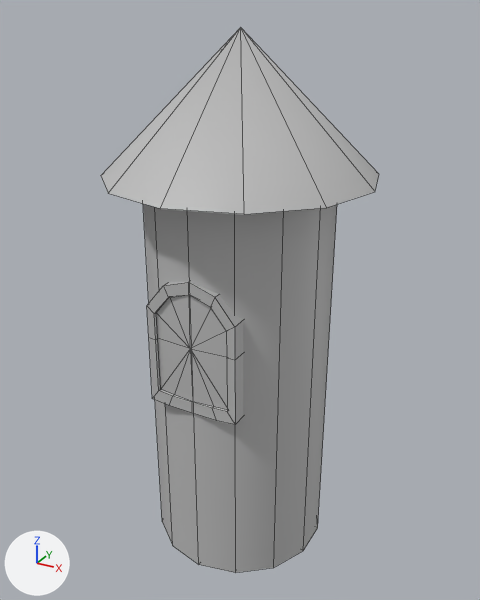
The FBX model Assets/Models/Tower_Small.fbx: old version first, new version second.
The view is the same before and after, from a camera (50 mm lens) standing at (3.24, -5.9, 4.8) and looking at (-0.02, 0.03, 1.84). The axes (+X, +Y, +Z) are drawn at lower left. The lights are the same throughout. Mesh edges are drawn as thin lines. Where no turn or scale is listed for an object, it has been applied to the vertices.

The scene before the commit, as lines of its bpy script (objects in view):
```python
mat_gj_shape_mat = principled_material('gj_shape_mat')
mat_gj_shape_mat.base_color = (0.5, 0.5, 0.5)  # grey #bcbcbc
mat_gj_shape_mat.roughness = 0.553
me_mesh = bpy.data.meshes.new('Mesh')
me_mesh.from_pydata(...)  # 91 vertices, 89 faces; spans x -1.42..1.42, y -1.42..1.42, z -2.87..2.87
me_mesh.materials.append(mat_gj_shape_mat)  # grey #bcbcbc
ob_small_tower_geo = bpy.data.objects.new('Small_Tower_GEO', me_mesh)
ob_small_tower_geo.location = (0.0, 0.0, 1.76)
```
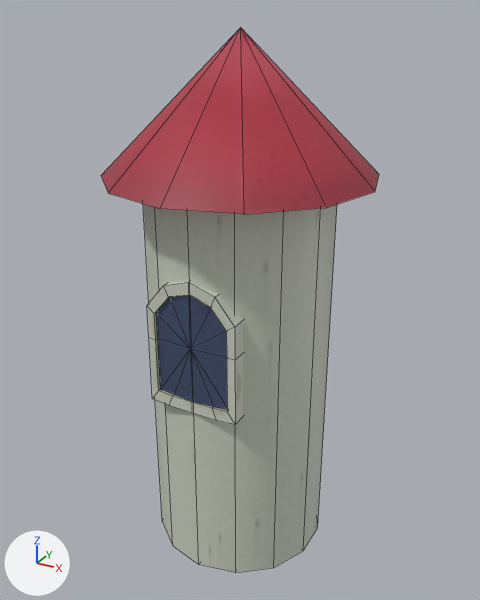
The newer file is also turned or shifted as a whole; pictures and numbers use the older file's frame.

Edits to the bpy script that builds the scene:
```text
Add img_asset_texture_png:
    img_asset_texture_png = load_image('asset_texture.png', '../Materials/Textures_Amy/asset_texture.png', 2048, 2048, 'sRGB')
Change mat_gj_shape_mat:
    remove mat_gj_shape_mat.base_color = (0.5, 0.5, 0.5)  # grey #bcbcbc
    add mat_gj_shape_mat.texture = img_asset_texture_png
Change me_mesh:
    where me_mesh.from_pydata(...)  # 91 vertices, 89 faces; spans x -1.42..1.42, y -1.42..1.42, z -2.87..2.87
    used by ob_small_tower_geo; location = (0.0, 0.0, 1.76)
    me_mesh part 1: texture (UV) coordinates of 28 of 89 faces, centred in x -0.97..0.97, y -0.95..0.95, z -2.87..-0.67, changed; they spanned u 0.73..0.98, v 0.55..0.7 and now span u 0.03..0.27, v 0.64..0.79
```

Pixel boxes [x1, y1, x2, y2] of what changed, in the pictures (480 x 600 px):
'Small_Tower_GEO', surface changed: [101, 27, 379, 573] in both
part 1 of me_mesh, surface changed: [143, 204, 337, 573] in both
